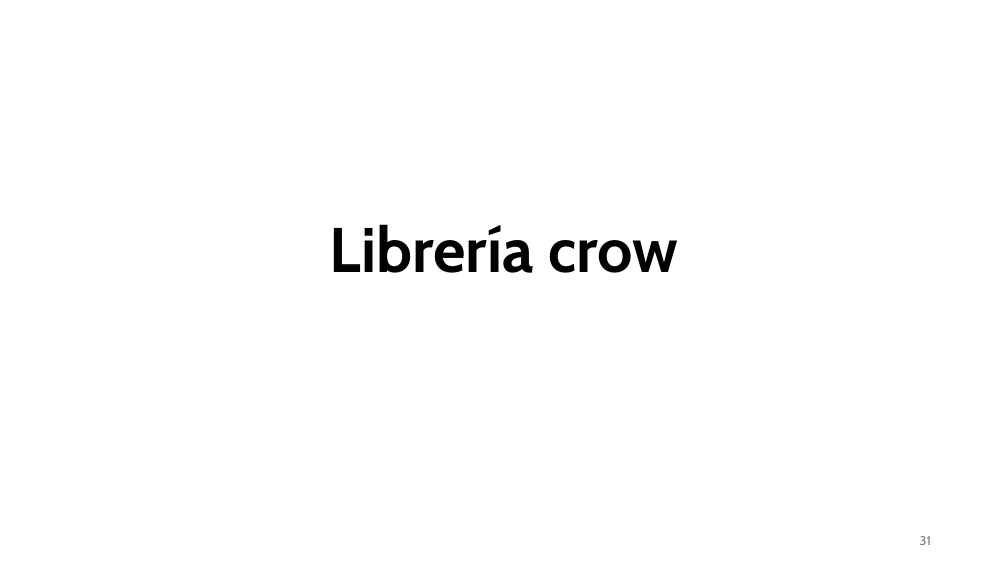
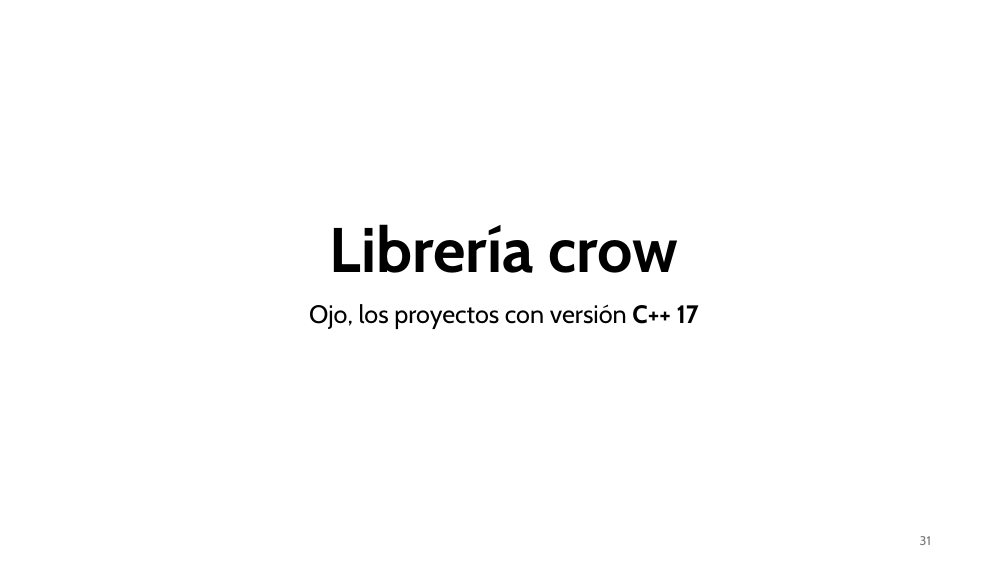
Before and after one commit to aldebarran22/CURSO_CPP_SERVICIOS_30H, a slide deck: slide 31 of doc/2_Creacion_API_RESTfull_C++.pptx. Drawn at 1008x567 pixels with LibreOffice and Linux fonts; fonts in the diff are those of the drawing. Boxes give left, top, right and bottom in pixels: in the first picture for what was removed or moved away, otherwise in the second. Text is boxed around its words. In the diff, an @@ line names an element or a change of style, - is before the commit and + after.

```diff
--- a/doc/2_Creacion_API_RESTfull_C++.pptx
+++ b/doc/2_Creacion_API_RESTfull_C++.pptx
@@ subtitle added at (309, 304, 699, 329), 24 pt, text #000000 @@
+Ojo, los proyectos con versión C++ 17
```
Also in this commit, not shown: 5 other slides changed, 16 slides added, 10 other files.
